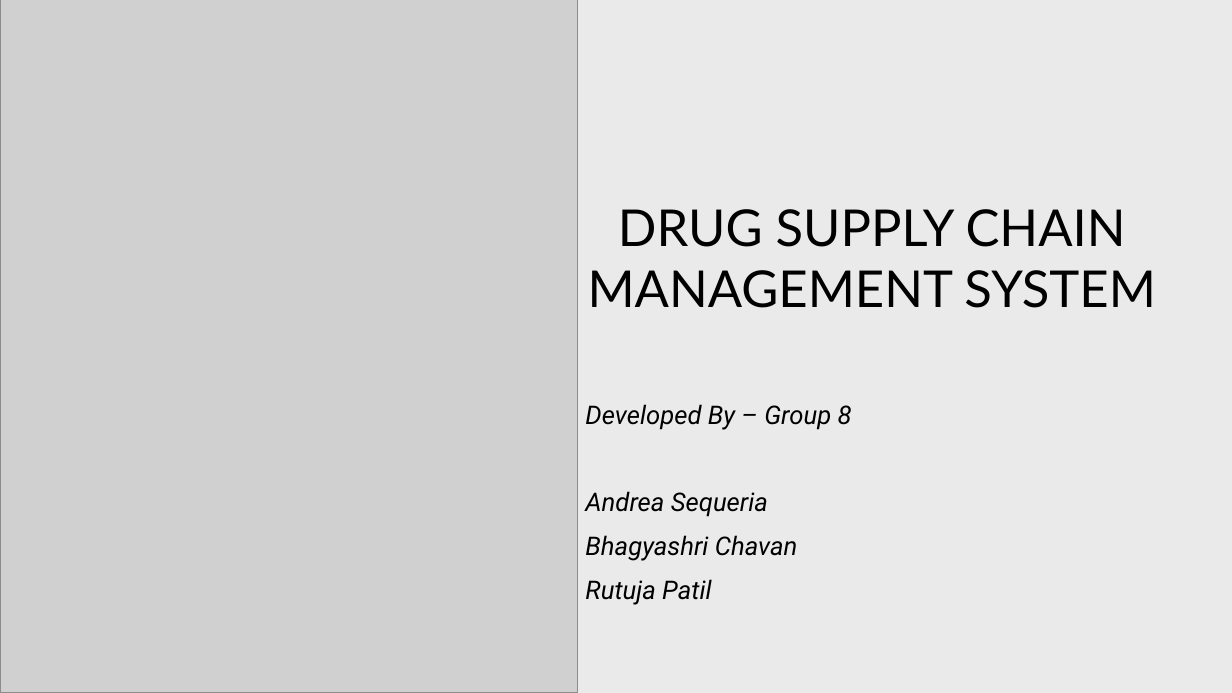
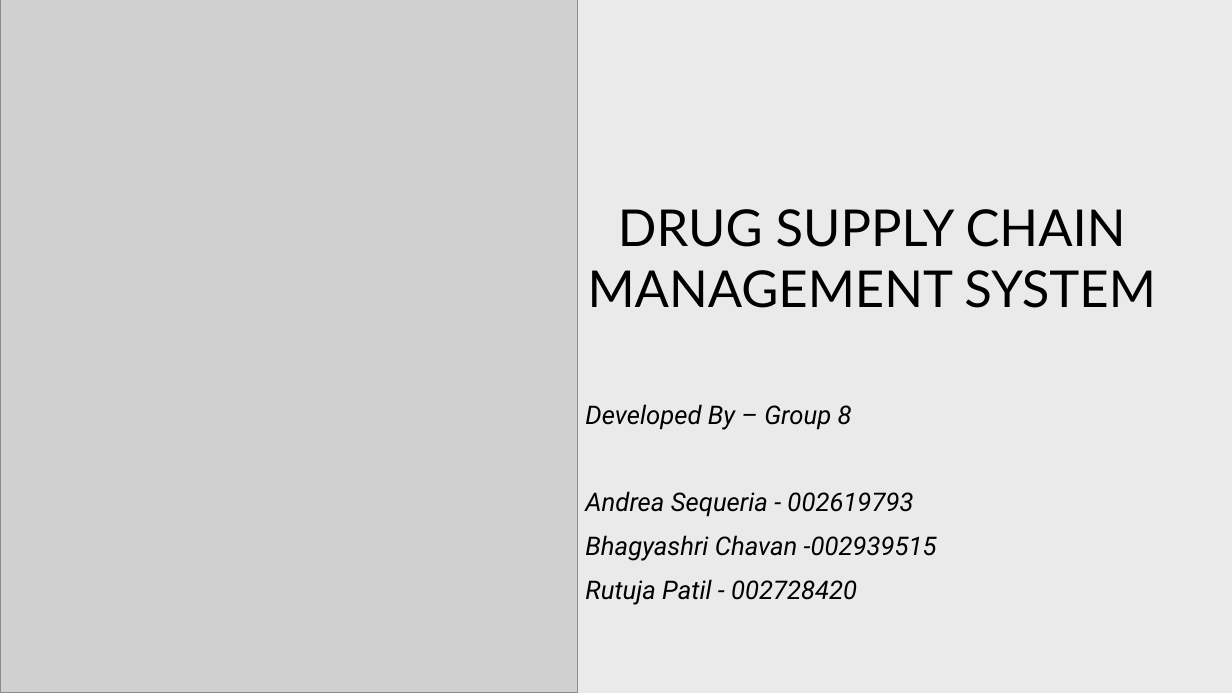
Before and after one commit to AndreaSeq21/AED_FINAL, a slide deck: slide 1 of DRUG SUPPLY CHAIN MANAGEMENT SYSTEM.pptx. Drawn at 1232x693 pixels with LibreOffice and Linux fonts; fonts in the diff are those of the drawing; grey boxes stand for pictures. Boxes give left, top, right and bottom in pixels: in the first picture for what was removed or moved away, otherwise in the second. Text is boxed around its words. In the diff, an @@ line names an element or a change of style, - is before the commit and + after.

Commit message:
Updated ppt

```diff
--- a/DRUG SUPPLY CHAIN MANAGEMENT SYSTEM.pptx
+++ b/DRUG SUPPLY CHAIN MANAGEMENT SYSTEM.pptx
@@ subtitle at [585, 491, 937, 605]: text changed @@
-Andrea Sequeria
-Bhagyashri Chavan
-Rutuja Patil
+Andrea Sequeria - 002619793
+Bhagyashri Chavan -002939515
+Rutuja Patil - 002728420
```
Also in this commit, not shown: 8 slides added.
